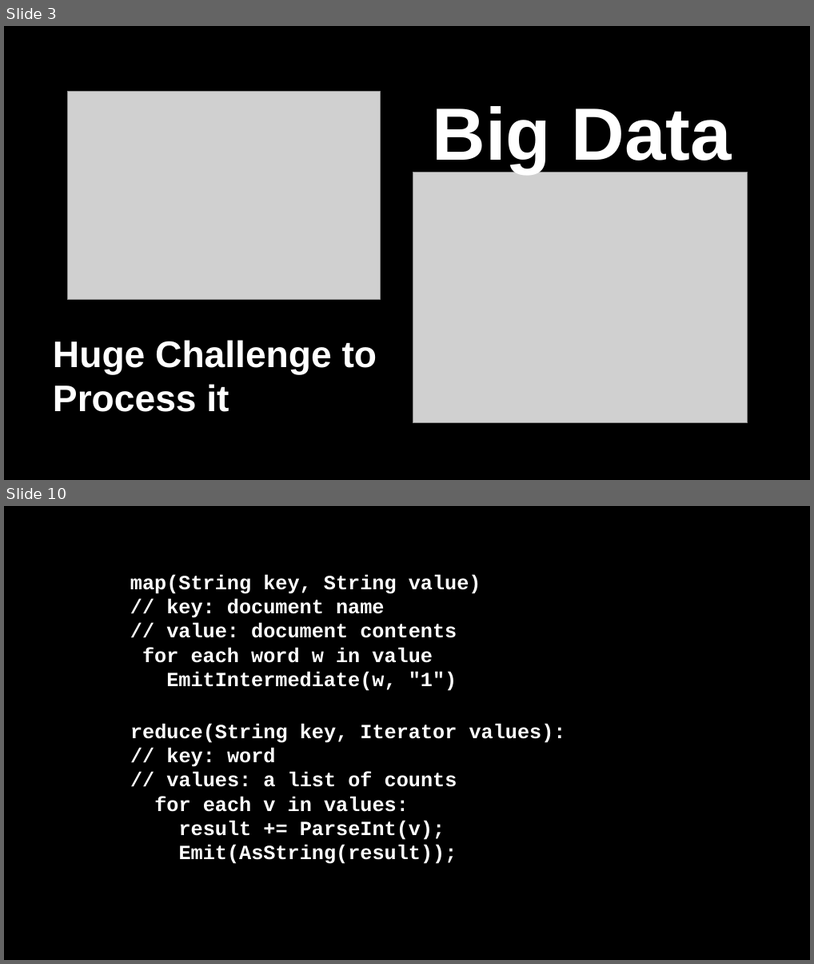
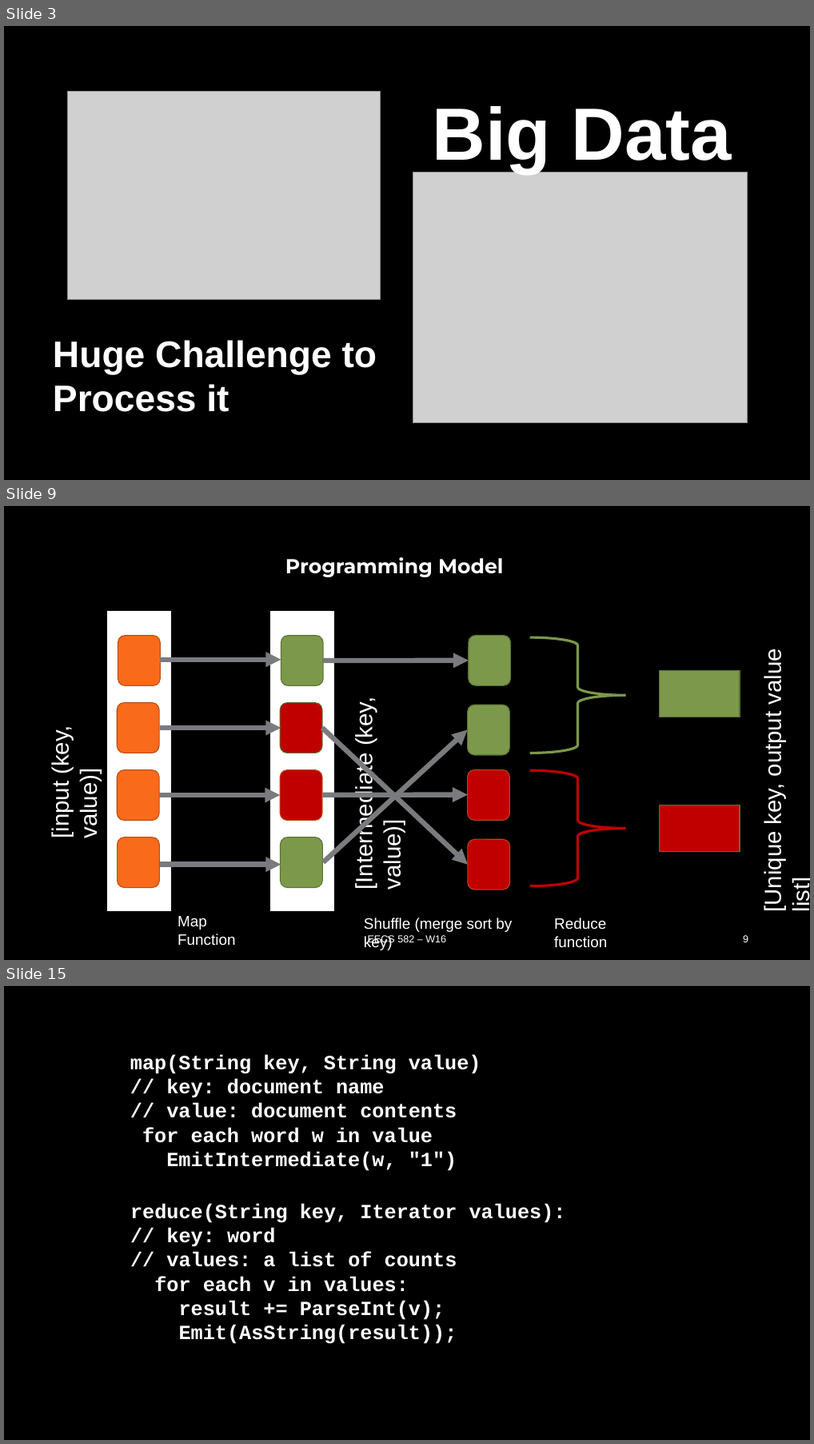
Before and after one commit to kisan101/presentation-on-MapReduce, a slide deck: map_reduce.pptx. Shown one above the other, each under a label of ours: slides 3 and 10 before the commit, slides 3, 9 and 15 after it; the slides between them are not shown. The pictures are 814x964 and 814x1444 pixels, drawn with LibreOffice and Linux fonts; fonts in the diff are those of the drawing; grey boxes stand for pictures. Boxes give left, top, right and bottom in pixels: in the first picture for what was removed or moved away, otherwise in the second. Text is boxed around its words. In the diff, an @@ line names an element or a change of style, - is before the commit and + after.

```diff
--- a/map_reduce.pptx
+++ b/map_reduce.pptx
@@ slide 9 added at <box>4,506,810,960</box>, background #000000 @@
@@ title added at <box>286,557,504,577</box>, 24 pt, text #FFFFFF, bold @@
+Programming Model
@@ group added at <box>530,637,810,910</box>: 2 right braces, 2 rectangles, 1 text @@
+[Unique key, output value list]
@@ group added at <box>270,609,406,912</box>: 4 rounded rectangles, 1 rectangle, 1 text @@
+[Intermediate (key, value)]
@@ text added at <box>47,730,102,836</box>, 28 pt, text #FFFFFF @@
+[input (key, value)]
@@ group added at <box>322,660,469,864</box>: 4 arrows @@
@@ group added at <box>106,609,173,912</box>: 4 rounded rectangles, 1 rectangle @@
@@ group added at <box>468,636,511,889</box>: 4 rounded rectangles @@
@@ group added at <box>159,660,281,864</box>: 4 arrows @@
@@ text added at <box>178,916,235,945</box>, 18 pt, text #FFFFFF @@
+Map Function
@@ text added at <box>364,917,512,950</box>, 18 pt, text #FFFFFF @@
+Shuffle (merge sort by key)
@@ text added at <box>368,934,446,944</box>, 12 pt, text #FFFFFF @@
+EECS 582 – W16
@@ text added at <box>554,917,607,948</box>, 18 pt, text #FFFFFF @@
+Reduce function
@@ page number added at <box>743,935,749,942</box>, 12 pt, text #FFFFFF @@
+9
@@ what was slide 10 is now slide 15 @@
```
Also in this commit, not shown: 1 slide changed, 12 other slides added, 7 slides removed.
